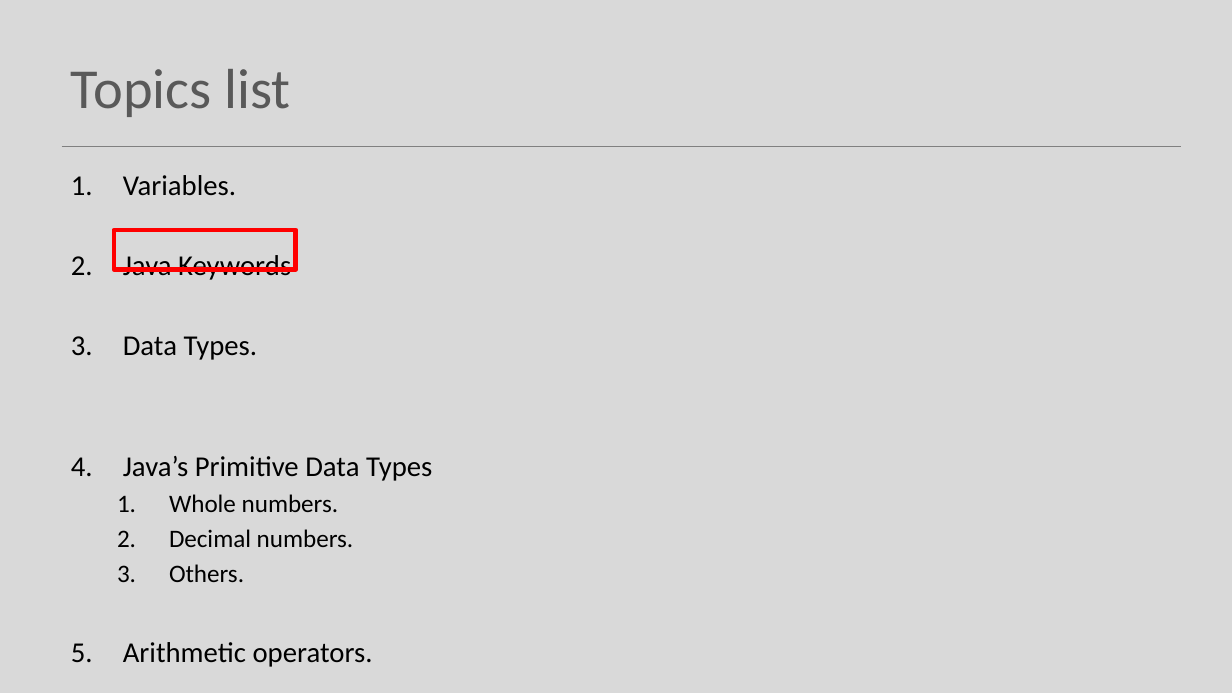
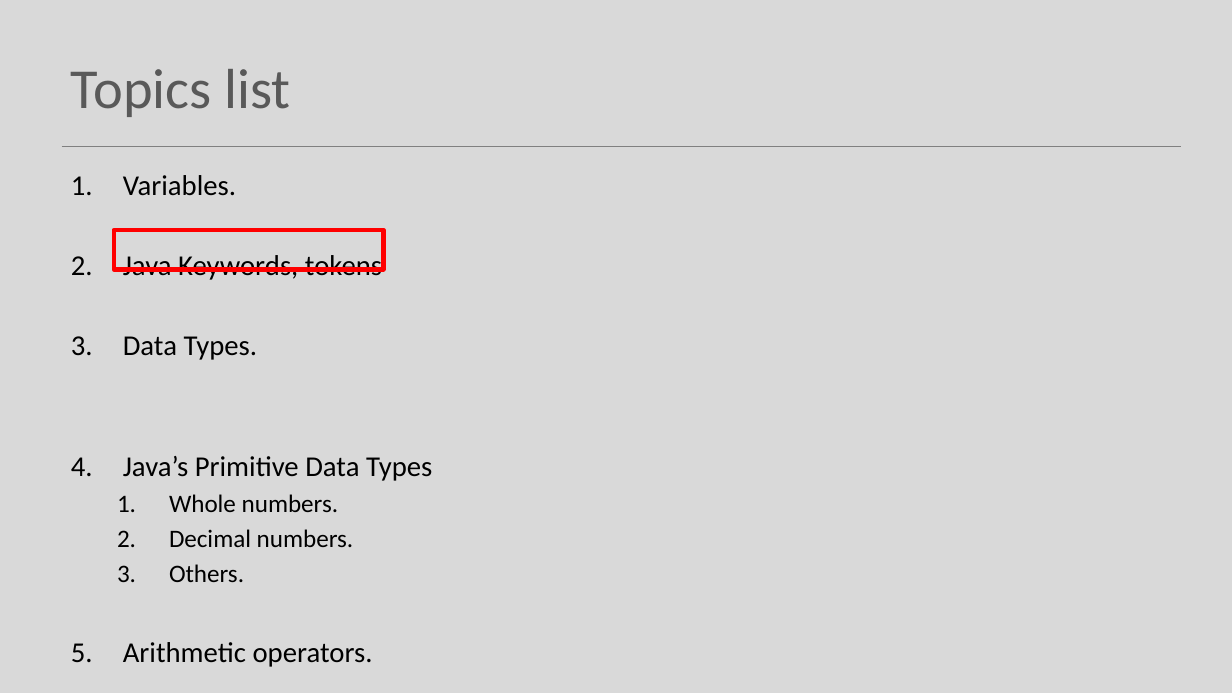
Before and after one commit to Programming-Fundamentals-SETU/prog-fund-1-sept-25, a slide deck: slide 7 of topic03-dataTypes-variables-and-expressions/unit-1/talk-1/a-data-types.pptx. Drawn at 1232x693 pixels with LibreOffice and Linux fonts; fonts in the diff are those of the drawing. Boxes give left, top, right and bottom in pixels: in the first picture for what was removed or moved away, otherwise in the second. Text is boxed around its words. In the diff, an @@ line names an element or a change of style, - is before the commit and + after.

```diff
--- a/topic03-dataTypes-variables-and-expressions/unit-1/talk-1/a-data-types.pptx
+++ b/topic03-dataTypes-variables-and-expressions/unit-1/talk-1/a-data-types.pptx
@@ rectangle: place and size @@
-rectangle at [114, 230, 296, 270]
+rectangle at [114, 230, 383, 270]
@@ text at [123, 251, 382, 280]: text changed @@
-2. Java Keywords
+2. Java Keywords, tokens
```
Also in this commit, not shown: 7 other slides changed, 5 slides added, 2 slides removed, 19 other files.
